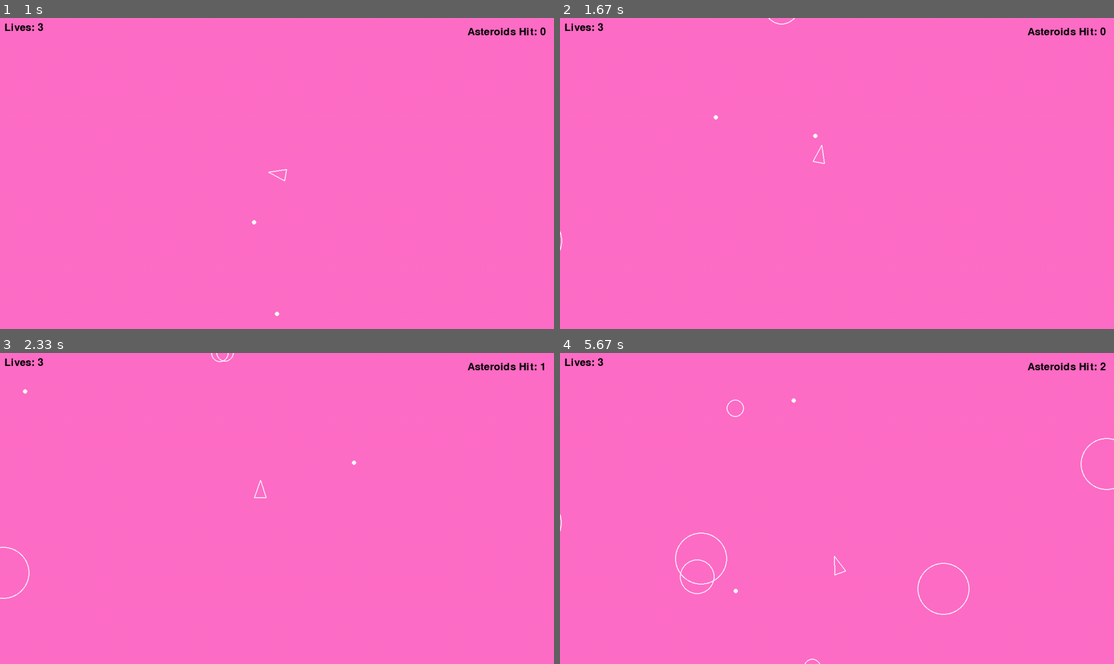
Above: before the commit, frames 1-4 (two rows, left to right).
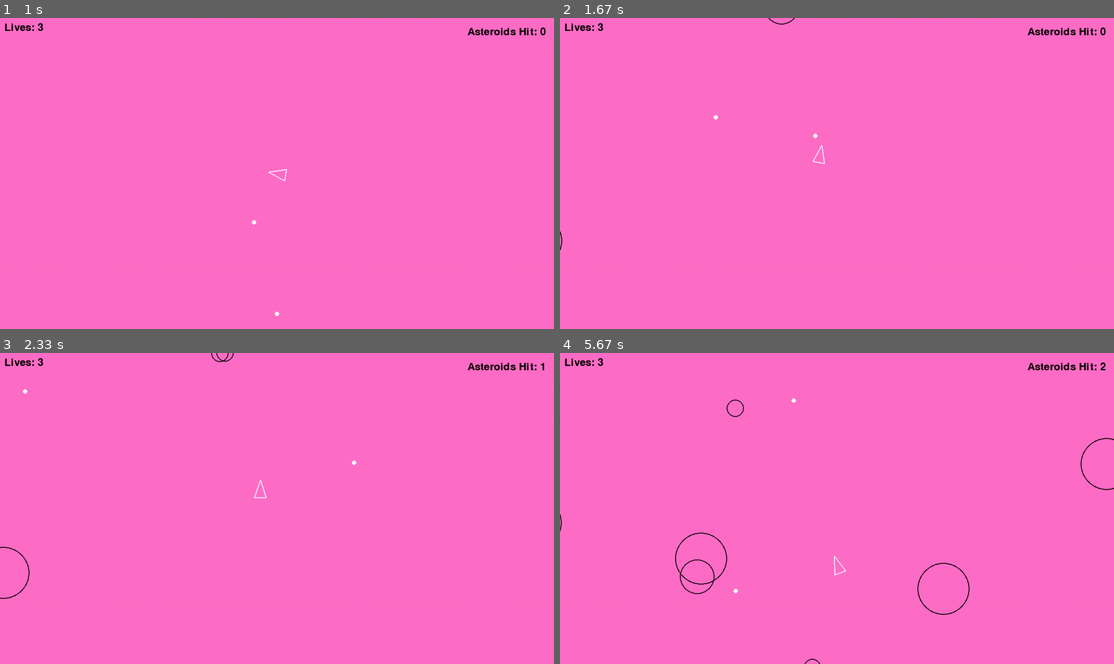
Above: after the commit, the same moments.

Repository: ty-dawkins/pygame-asteroids
Game: pygame game, started from main.py
Two runs of this game, one before a commit and one after it. Both use one fixed random seed, a clock stepped at 60 frames per second and the inputs below.
Inputs:
- Up to frame 1 (1 s): tap Space at 0.33, 0.73 s; hold D from 0.67 s (still down)
- Up to frame 2 (1.67 s): tap Space at 1.03, 1.23, 1.57 s; release D at 1.13 s; hold W 1.17-1.47 s; hold D from 1.5 s (still down)
- Up to frame 3 (2.33 s): tap Space at 1.87, 2.07 s; release D at 1.97 s; hold A from 2 s (still down)
- Up to frame 4 (5.67 s): tap Space at 2.37, 2.63, 2.97, 3.27, 3.4, 3.8, 4.1, 4.47, 4.87, 5.17, 5.37 s; release A at 2.53 s; hold S 2.57-2.87 s; hold A 2.9-3.3 s; hold W 3.33-3.7 s; hold D 3.73-4.37 s; hold S 4.4-4.77 s; hold A 4.8-5.27 s; hold D from 5.3 s (still down)

Frame 1 is identical in both runs. In frame 2, less than 0.1% of the frame differs, in the area x 0-43%, y 0-75%; in frame 3, 0.1%; in frame 4, 0.5%, in the area x 0-100%, y 14-100%.

Commit message:
Change asteroid color

Diff:
--- a/asteroid.py
+++ b/asteroid.py
@@ -15,7 +15,7 @@
 	def draw(self, screen):
 		# draw a circle at the asteroid's position with its radius
 		center = (int(self.position.x), int(self.position.y))
-		pygame.draw.circle(screen, "white", center, int(self.radius), LINE_WIDTH)
+		pygame.draw.circle(screen, "black", center, int(self.radius), LINE_WIDTH)
 
 	def update(self, dt):
 		# move in a straight line at constant speed
